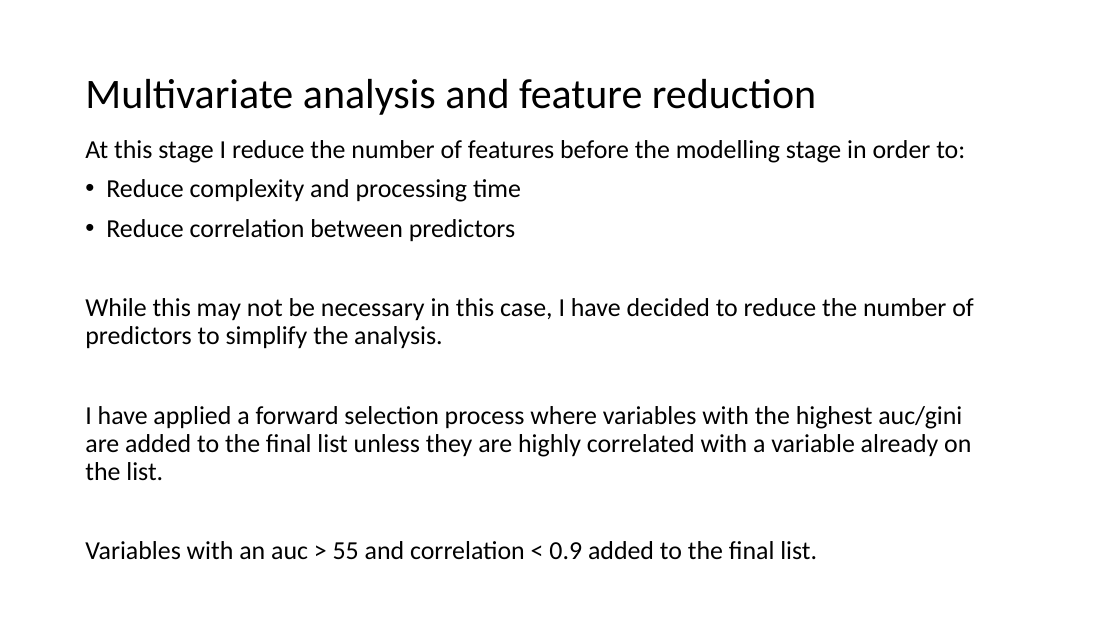
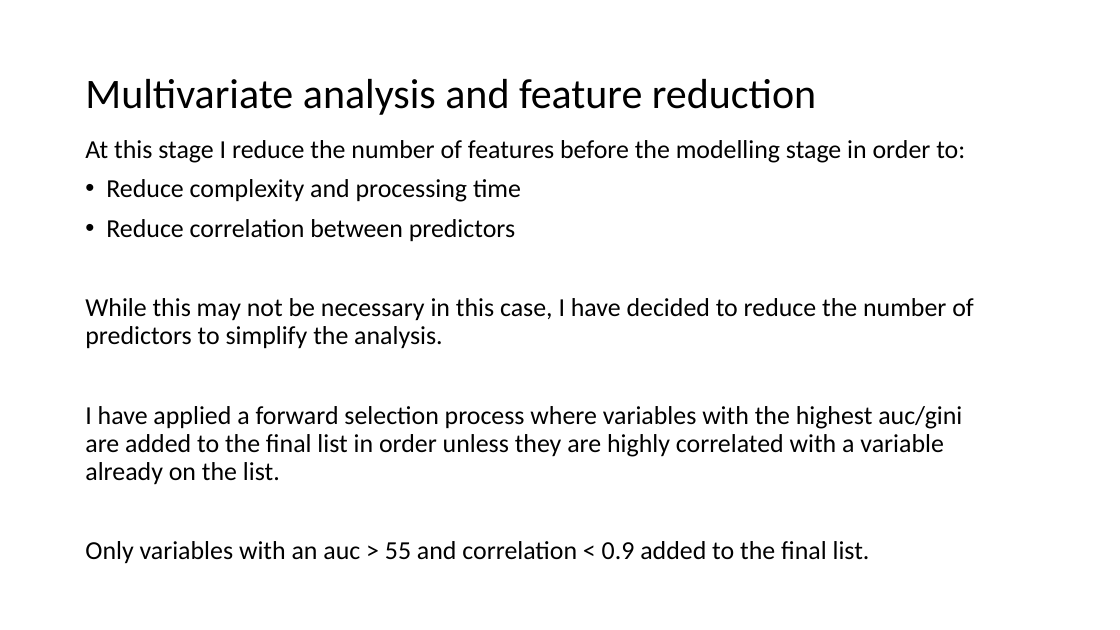
Before and after one commit to matthewjones-perth/givemesomecredit, a slide deck: slide 28 of Paidy Dataset Exercise.pptm (slide 27 before the commit). Drawn at 1120x630 pixels with LibreOffice and Linux fonts; fonts in the diff are those of the drawing. Boxes give left, top, right and bottom in pixels: in the first picture for what was removed or moved away, otherwise in the second. Text is boxed around its words. In the diff, an @@ line names an element or a change of style, - is before the commit and + after.

```diff
--- a/Paidy Dataset Exercise.pptm
+++ b/Paidy Dataset Exercise.pptm
@@ text at (x1=85, y1=406, x2=962, y2=564): text changed @@
-I have applied a forward selection process where variables with the highest auc/gini are added to the final list unless they are highly correlated with a variable already on the list.
-Variables with an auc > 55 and correlation < 0.9 added to the final list.
+I have applied a forward selection process where variables with the highest auc/gini are added to the final list in order unless they are highly correlated with a variable already on the list.
+Only variables with an auc > 55 and correlation < 0.9 added to the final list.
```
Also in this commit, not shown: 16 other slides changed, 2 slides added, 1 slide removed, 2 other files.
